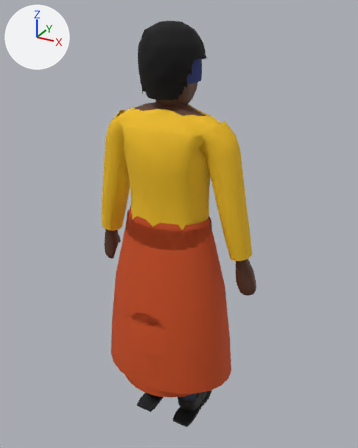
The Blender file blender/chr/chr_homme_age.blend: old version first, new version second.
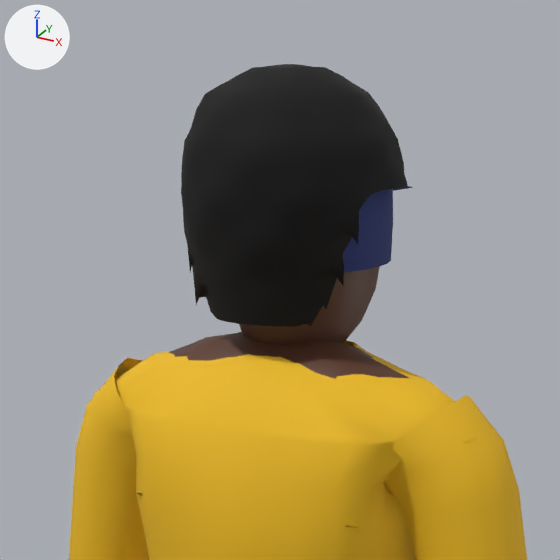
Old and new are each drawn whole from a 50 mm lens placed at (0.916, -1.579, 1.742), pointed at (0.017, 0.056, 0.924) and again close up on the part from 23% to 71% of the width and 0% to 38% of the height. Lighting does not change. The marker at upper left points along +X, +Y and +Z. The first two pictures are the older version.

Names of what the first close-up shows: 'chr_afro', 'chr_bonnet', 'chr_corps', 'chr_haut', 'chr_haut_long' and 3 more.
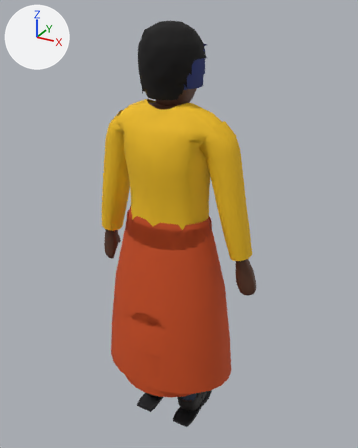
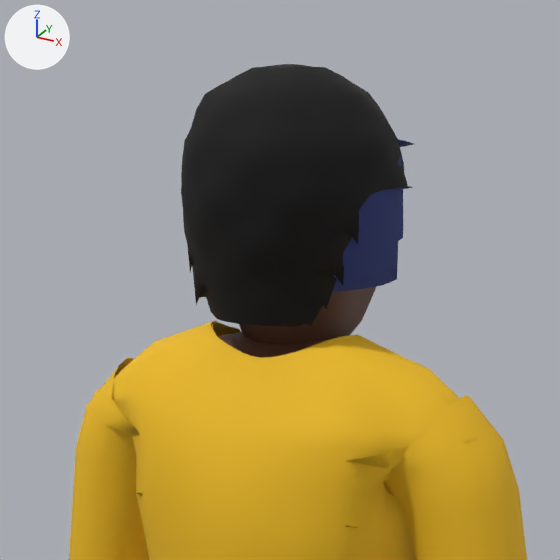
What changed in the scene script:
```text
Change me_chr_haut:
    used by ob_chr_haut; location = (0.0, 0.0, 0.0)
    remove me_chr_haut.from_pydata(...)  # 548 vertices, 488 faces; spans x -0.291..0.291, y -0.124..0.163, z 0.826..1.405
    add me_chr_haut.from_pydata(...)  # 548 vertices, 488 faces; spans x -0.291..0.291, y -0.124..0.163, z 0.826..1.427
    me_chr_haut part 1: 100 of 548 vertices moved; they spanned x -0.19..0.191, y -0.099..0.115, z 1.313..1.405 and now span x -0.201..0.202, y -0.1..0.114, z 1.312..1.427; mean shift (0.0, -0.002, 0.003); largest move (0.06, 0.005, 1.405) -> (0.088, 0.011, 1.426)
Change me_chr_haut_long:
    used by ob_chr_haut_long; location = (0.0, 0.0, 0.0)
    remove me_chr_haut_long.from_pydata(...)  # 644 vertices, 584 faces; spans x -0.346..0.346, y -0.126..0.165, z 0.826..1.405
    add me_chr_haut_long.from_pydata(...)  # 644 vertices, 584 faces; spans x -0.346..0.346, y -0.126..0.165, z 0.826..1.428
    me_chr_haut_long part 2: 100 of 644 vertices moved; they spanned x -0.192..0.193, y -0.101..0.117, z 1.313..1.405 and now span x -0.204..0.204, y -0.102..0.116, z 1.312..1.428; mean shift (0.0, -0.002, 0.003); largest move (0.062, 0.005, 1.405) -> (0.09, 0.011, 1.428)
Add me_chr_casque_visiere:
    me_chr_casque_visiere.from_pydata(...)  # 20 vertices, 12 faces; spans x -0.085..0.085, y 0.127..0.166, z 1.606..1.622
    me_chr_casque_visiere.polygons.foreach_set('use_smooth', [True] * 12)
    me_chr_casque_visiere.materials.append(mat_chr_casquette)  # dark blue #263373
Add me_chr_casque:
    me_chr_casque.from_pydata(...)  # 713 vertices, 661 faces; spans x -0.116..0.116, y -0.092..0.153, z 1.477..1.69
    me_chr_casque.polygons.foreach_set('use_smooth', [True] * 661)
    me_chr_casque.materials.append(mat_chr_casquette)  # dark blue #263373
Add ob_chr_casque_visiere:
    ob_chr_casque_visiere = bpy.data.objects.new('chr_casque_visiere', me_chr_casque_visiere)
    ob_chr_casque_visiere.location = (0.0, 0.0, 0.0)
Add ob_chr_casque:
    ob_chr_casque = bpy.data.objects.new('chr_casque', me_chr_casque)
    ob_chr_casque.location = (0.0, 0.0, 0.0)
```

Location of each change, (x1, y1, x2, y2) in pixels of the close-ups (560 x 560 px; the box of a moved part takes in the faces that stretch with it):
'chr_haut_long', reshaped: before (69, 340, 527, 560); after (69, 321, 527, 560)
'chr_casque', added (dark blue): after (332, 156, 403, 292)
'chr_haut', reshaped (10% taller): before (114, 341, 356, 527); after (106, 322, 355, 527)
'chr_casque_visiere', added (mostly hidden): after (398, 139, 414, 147)
part 1 of me_chr_haut, moved or reshaped: before (114, 341, 356, 402); after (106, 322, 327, 444)
part 2 of me_chr_haut_long, moved or reshaped: before (87, 340, 496, 488); after (87, 321, 496, 488)
'chr_bonnet', unchanged, covered by the edit: before (343, 189, 393, 273)
